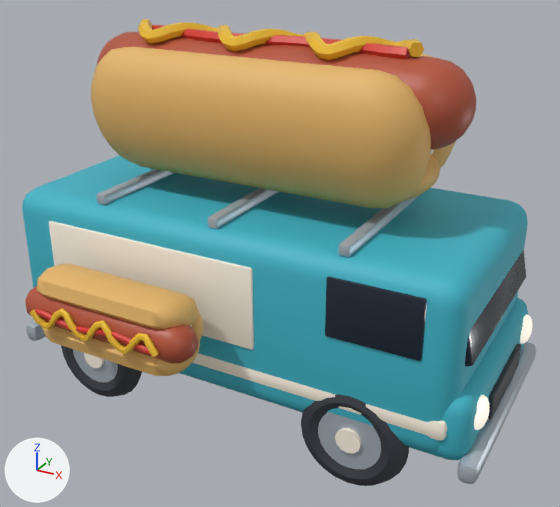
A saved change to the OBJ model SellHotDogs/assets/exports/DeliveryVan.obj.
The view is the same before and after, from a 50 mm lens placed at (8.35, -13.98, 11.18), pointed at (0.58, 0.15, 4.12). The lights are fixed; the arrows at lower left show +X, +Y and +Z. The picture after the commit comes second. Where no turn or scale is listed for an object, it has been applied to the vertices.

Names of what the first picture shows: 'DeliveryVan'.
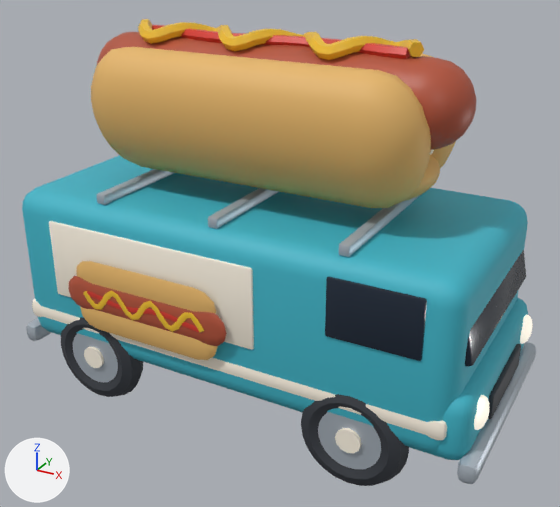
The newer file is also turned or shifted as a whole; pictures and numbers use the older file's frame.

Changed parts and their boxes (x1, y1, x2, y2) in the pictures (560 x 507 px; the box of a moved part takes in the faces that stretch with it):
part 1 of me_deliveryvan, moved or reshaped: before (42, 326, 200, 376); after (80, 307, 218, 360)
part 2 of me_deliveryvan, moved or reshaped: before (37, 264, 198, 329); after (76, 261, 216, 314)
part 3 of me_deliveryvan, moved or reshaped (not visible afterwards): before (192, 311, 203, 341)
part 4 of me_deliveryvan, moved or reshaped: before (25, 286, 198, 364); after (68, 276, 226, 346)
part 5 of me_deliveryvan, moved or reshaped: before (35, 309, 151, 355); after (87, 291, 199, 332)
part 6 of me_deliveryvan, moved or reshaped: before (29, 308, 159, 357); after (83, 291, 204, 332)

What changed in the scene script:
```text
Change me_deliveryvan:
    used by ob_deliveryvan; location = (0.0, 0.0, 0.0)
    remove me_deliveryvan.from_pydata(...)  # 4506 vertices, 4475 faces; spans x -5.9..5.9, y -3.7..3.7, z 0.0..8.91
    add me_deliveryvan.from_pydata(...)  # 4506 vertices, 4475 faces; spans x -5.9..5.9, y -2.05..3.7, z 0.0..8.91
    me_deliveryvan part 1: the loose piece of 56 vertices spanning x -3.69..0.19, y -3.48..-2.13, z 2.44..3.31 is scaled about its middle by (1, 0.136, 1), then moved by (0.0, 0.88, -0.25)
    me_deliveryvan part 2: the loose piece of 56 vertices spanning x -3.69..0.19, y -3.48..-2.13, z 3.33..4.2 is scaled about its middle by (1, 0.136, 1), then moved by (0.0, 0.88, -0.25)
    me_deliveryvan part 3: the loose piece of 56 vertices spanning x -3.64..0.14, y -2.69..-2.12, z 2.72..3.92 is scaled about its middle by (1, 0.136, 1), then moved by (0.0, 0.53, -0.25)
    me_deliveryvan part 4: the loose piece of 56 vertices spanning x -3.95..0.45, y -3.53..-2.68, z 2.89..3.75 is scaled about its middle by (1, 0.136, 1), then moved by (0.0, 1.14, -0.25)
    me_deliveryvan part 5: the loose piece of 150 vertices spanning x -3.3..-0.2, y -3.64..-3.52, z 3.19..3.45 is scaled about its middle by (1, 0.136, 1), then moved by (0.0, 1.55, -0.25)
    me_deliveryvan part 6: the loose piece of 150 vertices spanning x -3.44..-0.06, y -3.7..-3.49, z 3.0..3.64 is scaled about its middle by (1, 0.136, 1), then moved by (0.0, 1.56, -0.25)
    other edits to the shape of me_deliveryvan do not show in these pictures
```
